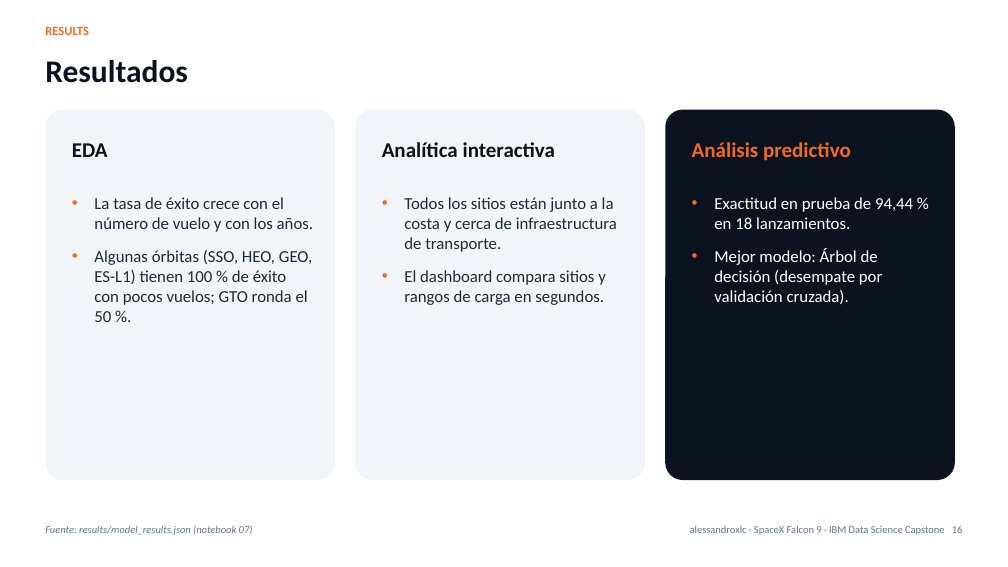
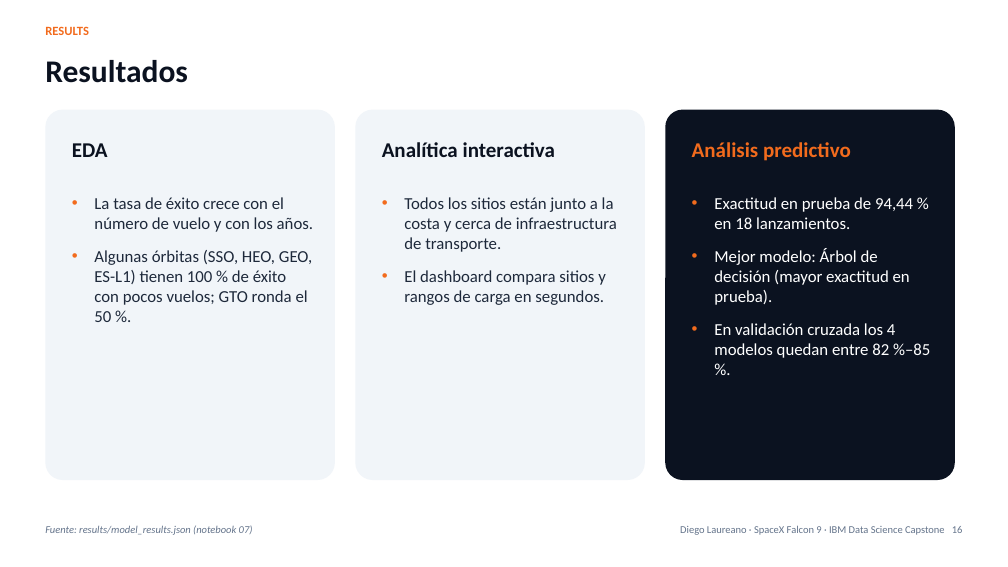
Before and after one commit to alessandroxlc/spacex-falcon9-capstone, a slide deck: slide 16 of presentation/SpaceX_Falcon9_Capstone.pptx. Drawn at 1008x567 pixels with LibreOffice and Linux fonts; fonts in the diff are those of the drawing. Boxes give left, top, right and bottom in pixels: in the first picture for what was removed or moved away, otherwise in the second. Text is boxed around its words. In the diff, an @@ line names an element or a change of style, - is before the commit and + after.

```diff
--- a/presentation/SpaceX_Falcon9_Capstone.pptx
+++ b/presentation/SpaceX_Falcon9_Capstone.pptx
@@ text at [714, 248, 930, 358]: text changed @@
-• Mejor modelo: Árbol de decisión (desempate por validación cruzada).
+• Mejor modelo: Árbol de decisión (mayor exactitud en prueba).
+• En validación cruzada los 4 modelos quedan entre 82 %–85 %.
@@ text at [680, 525, 963, 535]: text changed @@
-alessandroxlc · SpaceX Falcon 9 · IBM Data Science Capstone 16
+Diego Laureano · SpaceX Falcon 9 · IBM Data Science Capstone 16
```
Also in this commit, not shown: 42 other slides changed, 4 other files.
